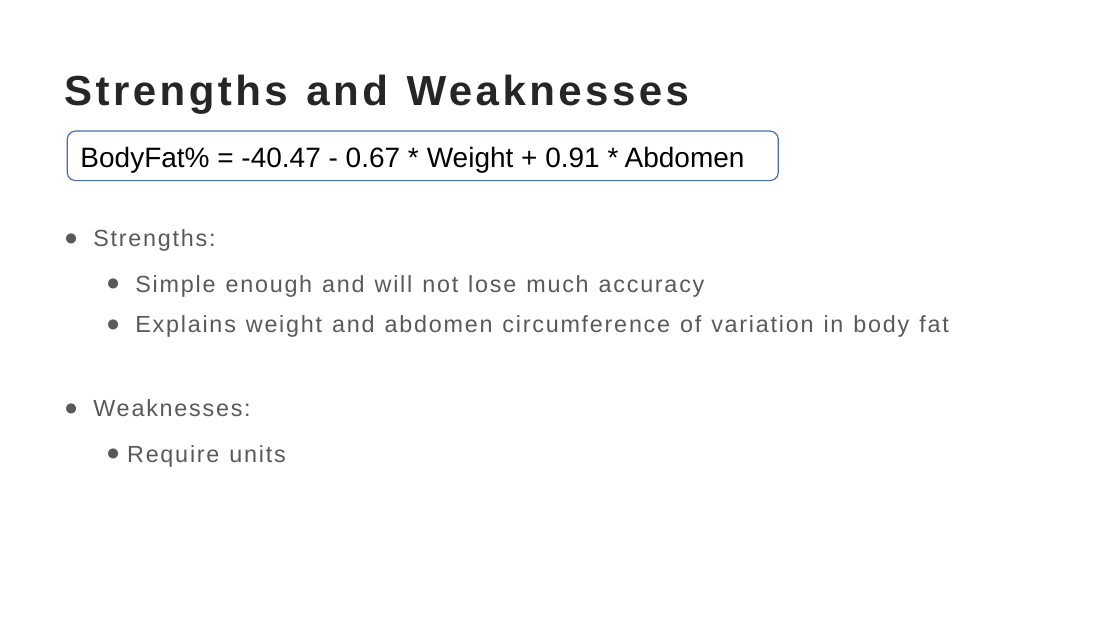
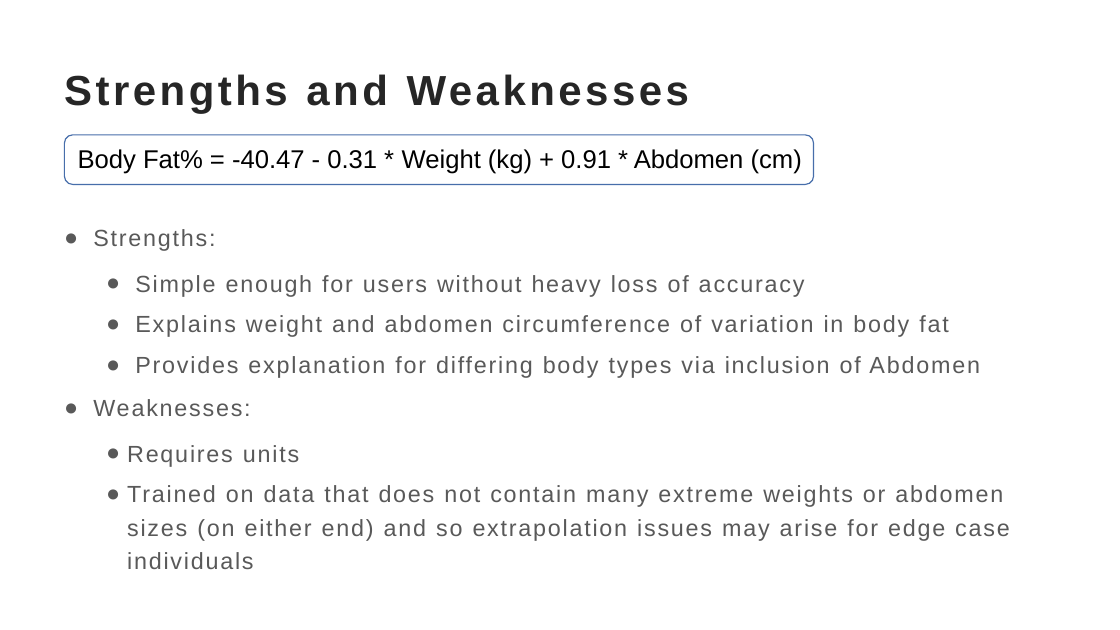
Before and after one commit to Mlloyd05/Fall2022_Stat628_Module2_Group2, a slide deck: slide 9 of Bodyfat Group2.pptx. Drawn at 1120x630 pixels with LibreOffice and Linux fonts; fonts in the diff are those of the drawing. Boxes give left, top, right and bottom in pixels: in the first picture for what was removed or moved away, otherwise in the second. Text is boxed around its words. In the diff, an @@ line names an element or a change of style, - is before the commit and + after.

```diff
--- a/Bodyfat Group2.pptx
+++ b/Bodyfat Group2.pptx
@@ rounded rectangle resized from (x1=67, y1=131, x2=779, y2=181) to (x1=65, y1=135, x2=814, y2=185) @@
@@ text at (x1=78, y1=149, x2=802, y2=174): text changed; size 24 to 22 pt @@
-BodyFat% = -40.47 - 0.67 * Weight + 0.91 * Abdomen
+Body Fat% = -40.47 - 0.31 * Weight (kg) + 0.91 * Abdomen (cm)
@@ text at (x1=135, y1=275, x2=805, y2=297): text changed @@
-  ● Simple enough and will not lose much accuracy
+  ● Simple enough for users without heavy loss of accuracy
@@ text at (x1=135, y1=356, x2=980, y2=378): paragraph added @@
+  ● Provides explanation for differing body types via inclusion of Abdomen
@@ text at (x1=127, y1=445, x2=1010, y2=569): text changed @@
-  ● Require units
+  ● Requires units
+  ● Trained on data that does not contain many extreme weights or abdomen sizes (on either end) and so extrapolation issues may arise for edge case individuals
```
Also in this commit, not shown: 4 other slides changed, 6 other files.
